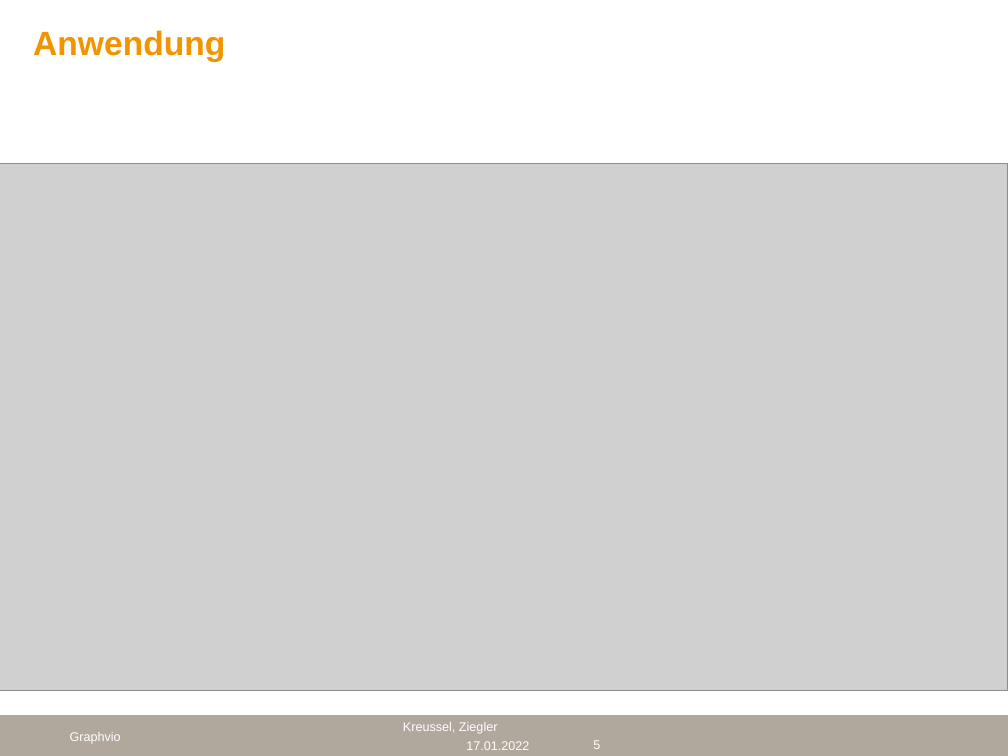
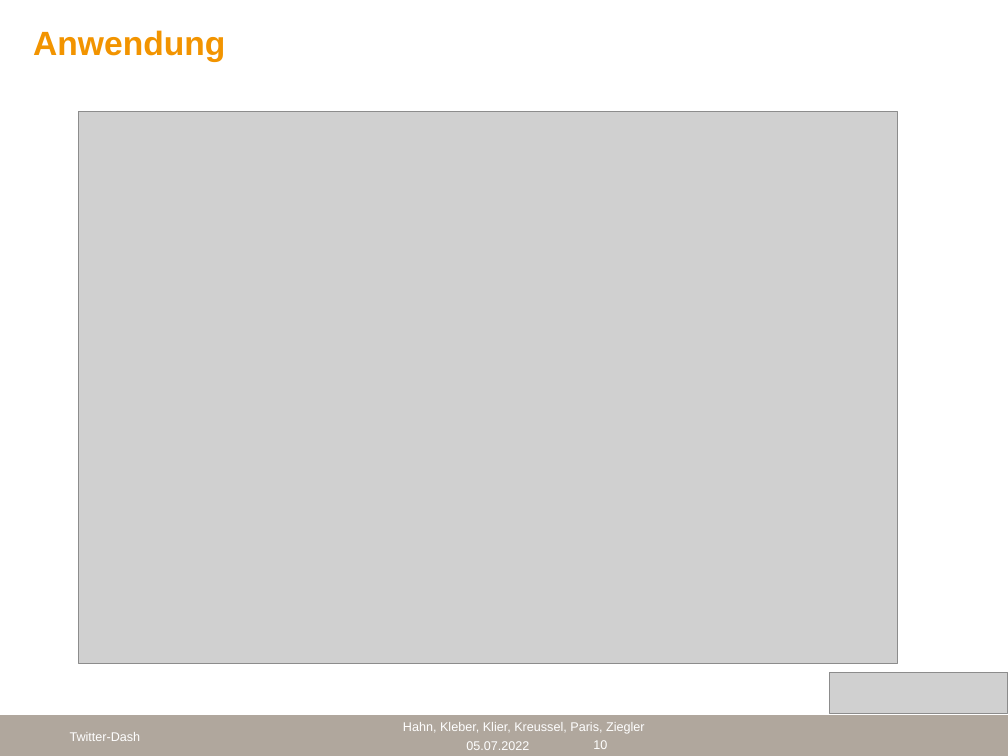
Before and after one commit to cyberlytics/TwitterDash, a slide deck: slide 10 of sys-doc/Technical Report/Abschlusspräsentation.pptx (slide 5 before the commit). Drawn at 1008x756 pixels with LibreOffice and Linux fonts; fonts in the diff are those of the drawing; grey boxes stand for pictures; background and template pictures are left out. Boxes give left, top, right and bottom in pixels: in the first picture for what was removed or moved away, otherwise in the second. Text is boxed around its words. In the diff, an @@ line names an element or a change of style, - is before the commit and + after.

```diff
--- a/sys-doc/Technical Report/Abschlusspräsentation.pptx
+++ b/sys-doc/Technical Report/Abschlusspräsentation.pptx
@@ picture: place and size @@
-picture at [0, 163, 1008, 689]
+picture at [78, 112, 897, 663]
@@ picture added at [830, 672, 1008, 714] @@
@@ text at [70, 732, 141, 741]: text changed @@
-Graphvio
+Twitter-Dash
@@ text at [403, 722, 645, 734]: text changed @@
-Kreussel, Ziegler
+Hahn, Kleber, Klier, Kreussel, Paris, Ziegler
@@ text at [466, 741, 529, 750]: text changed @@
-17.01.2022
+05.07.2022
@@ page number at [593, 740, 607, 749]: text changed @@
-5
+10
```
Also in this commit, not shown: 5 other slides changed, 5 slides added, 1 other file.
